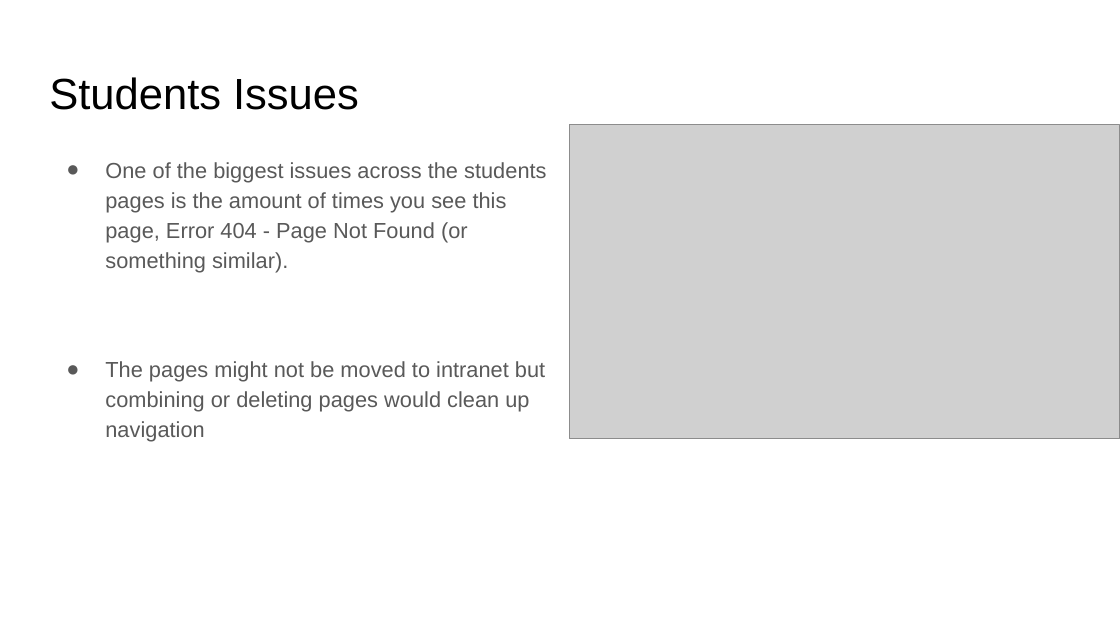
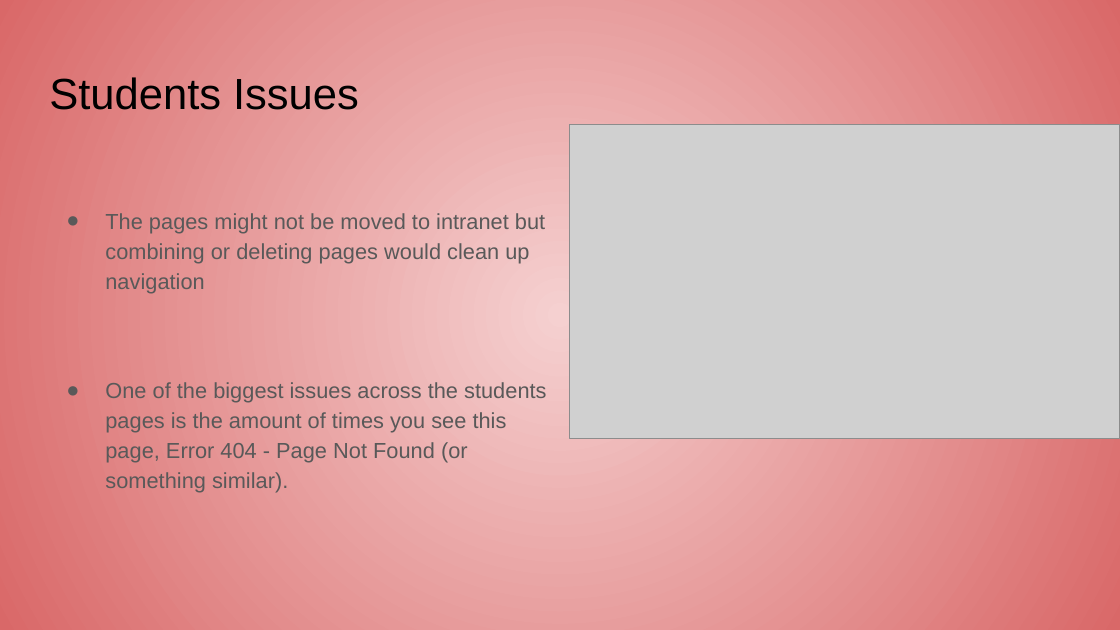
Before and after one commit to AveryCameronUofR/ENSE-374, a slide deck: slide 14 of Milestone 2/ENSE 374 Milestone 2.pptx. Drawn at 1120x630 pixels with LibreOffice and Linux fonts; fonts in the diff are those of the drawing; grey boxes stand for pictures. Boxes give left, top, right and bottom in pixels: in the first picture for what was removed or moved away, otherwise in the second. Text is boxed around its words. In the diff, an @@ line names an element or a change of style, - is before the commit and + after.

```diff
--- a/Milestone 2/ENSE 374 Milestone 2.pptx
+++ b/Milestone 2/ENSE 374 Milestone 2.pptx
@@ background #FFFFFF to gradient #F5D0D0 to #D96868 @@
@@ text at <box>105,213,545,293</box>: paragraph added @@
+● The pages might not be moved to intranet but combining or deleting pages would clean up navigation
@@ text at <box>105,361,545,442</box>: paragraph removed @@
-● The pages might not be moved to intranet but combining or deleting pages would clean up navigation
@@ text at <box>105,382,546,493</box>: more space between paragraphs @@
```
Also in this commit, not shown: 16 other slides changed.
